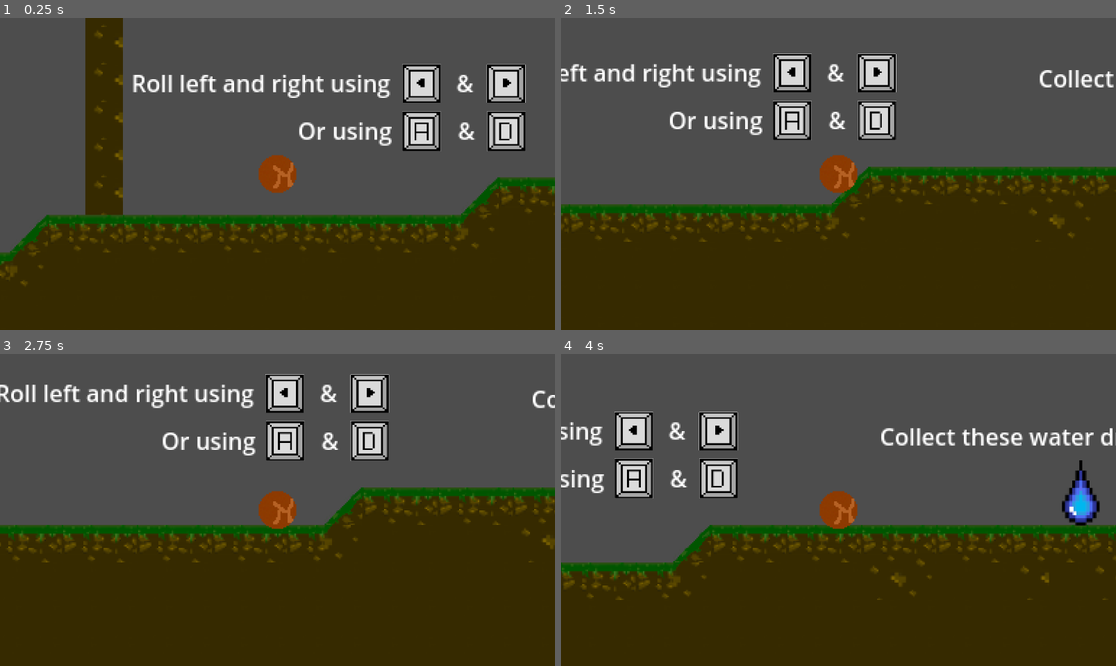
Above: before the commit, frames 1-4 (two rows, left to right).
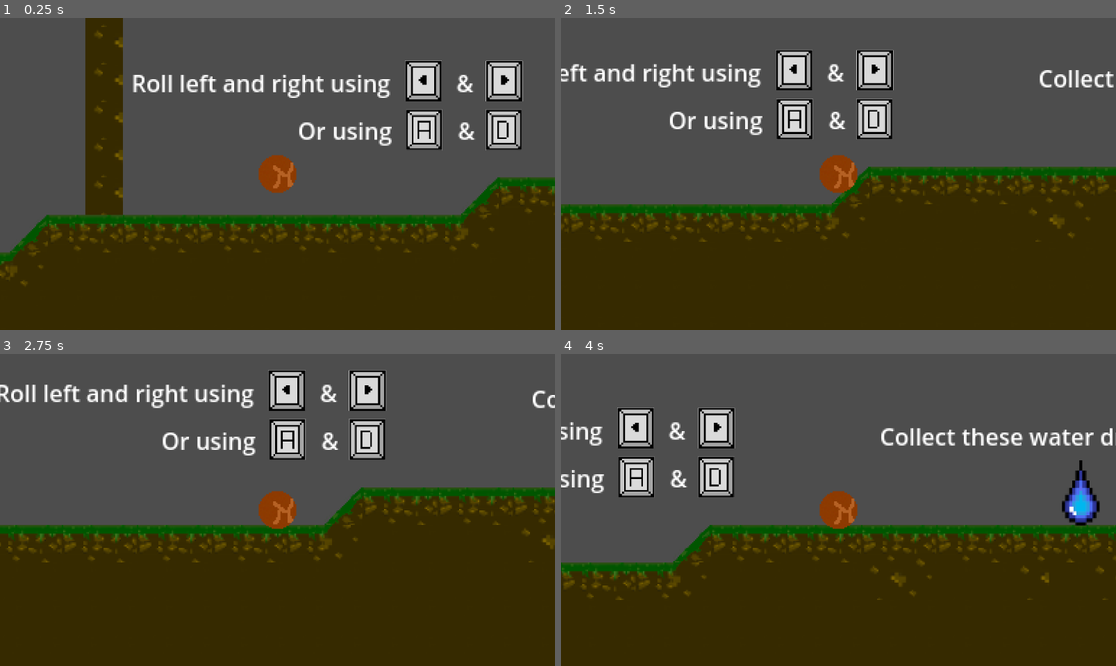
Above: after the commit, the same moments.

Repository: KaiRafie/GameJam25
Game: Godot game, scene res://scenes/tutorial_lvl.tscn
Two runs of this game, one before a commit and one after it. Both use one fixed random seed, a clock stepped at 60 frames per second and the inputs below.
Inputs:
- Up to frame 1 (0.25 s): no input
- Up to frame 2 (1.5 s): tap Enter (ui_accept) at 0.5, 0.77 s; hold D (move_right) from 0.53 s (still down)
- Up to frame 3 (2.75 s): tap Enter (ui_accept) at 1.52 s; release D (move_right) at 2.03 s; hold A (move_left) from 2.03 s (still down)
- Up to frame 4 (4 s): release A (move_left) at 2.78 s; hold D (move_right) from 2.78 s (still down); tap Enter (ui_accept) at 3.02, 3.77 s

The runs differ from the first frame. In frame 1, 2.7% of the frame differs, in the area x 72-95%, y 13-43%; in frame 2, 2.7%; in frame 3, 2.7%; in frame 4, 2.8%, in the area x 9-32%, y 17-47%.

Commit message:
Fix tutorial level issue

Diff:
--- a/scenes/tutorial_lvl.tscn
+++ b/scenes/tutorial_lvl.tscn
@@ -9,7 +9,6 @@
 [ext_resource type="PackedScene" uid="uid://dddwe7854uwlf" path="res://scenes/sun.tscn" id="7_jwcy2"]
 [ext_resource type="PackedScene" uid="uid://cddrdbjf85cxw" path="res://scenes/secret_tile.tscn" id="8_3qeq1"]
 [ext_resource type="PackedScene" path="res://scenes/killzone.tscn" id="9_231ii"]
-
 
 [sub_resource type="TileSetAtlasSource" id="TileSetAtlasSource_dmxo2"]
 texture = ExtResource("1_xnqv0")
@@ -64,22 +63,12 @@
 offset_bottom = -75.0
 text = "Roll left and right using           &"
 
-[node name="ArrowsIcon" type="Sprite2D" parent="instructions/Label"]
-position = Vector2(230, 12)
-scale = Vector2(0.35625, 0.307471)
-texture = ExtResource("4_0vt3d")
-
 [node name="Label2" type="Label" parent="instructions"]
 offset_left = 44.0
 offset_top = -70.0
 offset_right = 210.0
 offset_bottom = -44.0
 text = "Or using           &"
-
-[node name="WasdIcon" type="Sprite2D" parent="instructions/Label2"]
-position = Vector2(115, 12)
-scale = Vector2(0.424129, 0.378425)
-texture = ExtResource("5_sglsf")
 
 [node name="Label3" type="Label" parent="instructions"]
 offset_left = 300.0
@@ -109,6 +98,26 @@
 text = "Watch out of falling!
 Use the trampoline to your advantage."
 
+[node name="ArrowsIcon" type="Sprite2D" parent="instructions"]
+position = Vector2(159, -93)
+scale = Vector2(0.339583, 0.324713)
+texture = ExtResource("4_0vt3d")
+
+[node name="WasdIcon" type="Sprite2D" parent="instructions"]
+position = Vector2(159, -59)
+scale = Vector2(0.399254, 0.386986)
+texture = ExtResource("5_sglsf")
+
+[node name="ArrowsIcon2" type="Sprite2D" parent="instructions"]
+position = Vector2(159, -93)
+scale = Vector2(0.339583, 0.324713)
+texture = ExtResource("4_0vt3d")
+
+[node name="WasdIcon2" type="Sprite2D" parent="instructions"]
+position = Vector2(159, -59)
+scale = Vector2(0.399254, 0.386986)
+texture = ExtResource("5_sglsf")
+
 [node name="collectables" type="Node" parent="."]
 
 [node name="droplet" parent="collectables" instance=ExtResource("6_icnc8")]
